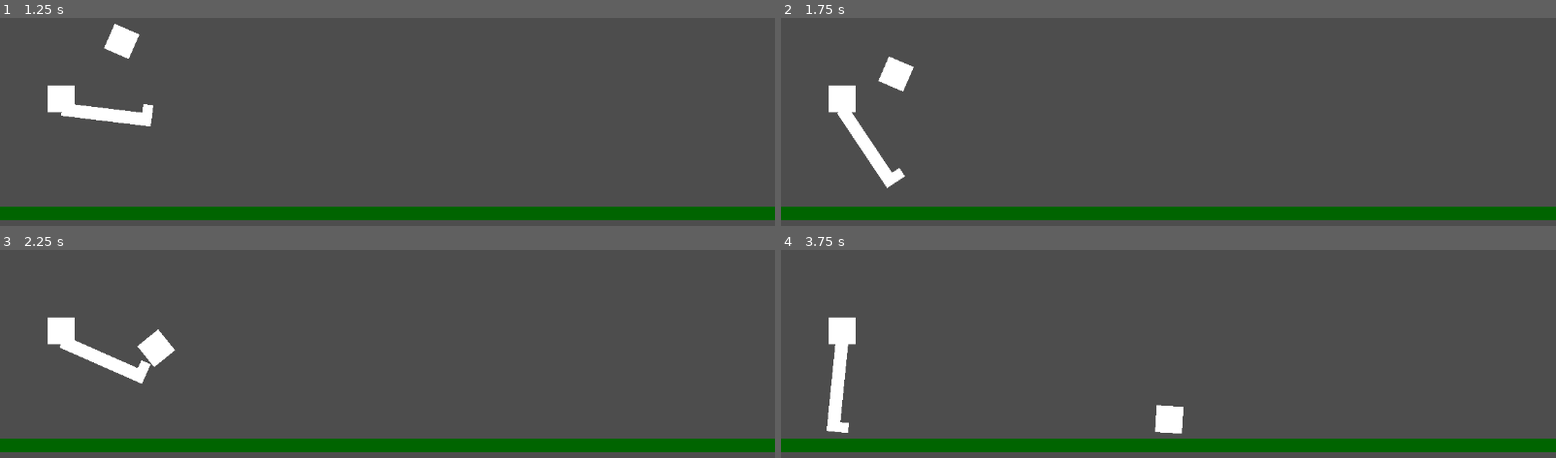
Above: before the commit, frames 1-4 (two rows, left to right).
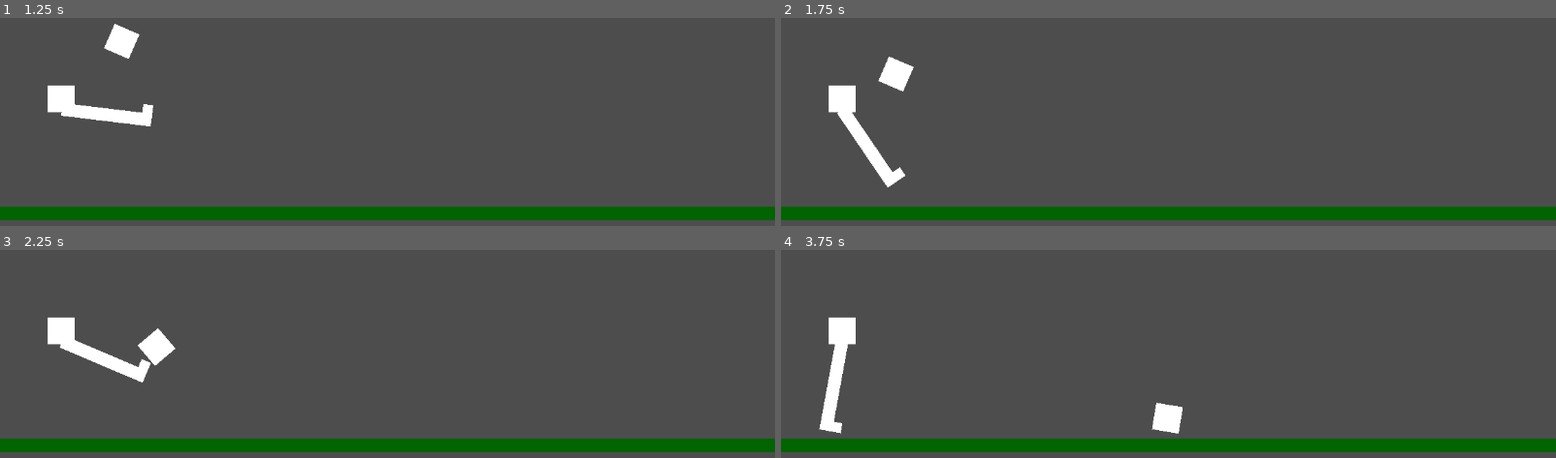
Above: after the commit, the same moments.

Repository: doctor-g/LD53
Game: Godot game, scene res://test_level.tscn
Two runs of this game, one before a commit and one after it. Both use one fixed random seed, a clock stepped at 60 frames per second and the inputs below.
Inputs:
- Up to frame 1 (1.25 s): tap Enter (drop) at 0.5 s; tap Space (kick) at 0.6 s
- Up to frame 2 (1.75 s): tap Enter (drop) at 1.35 s; tap Space (kick) at 1.55 s
- Up to frame 3 (2.25 s): tap Space (kick) at 2.1 s
- Up to frame 4 (3.75 s): tap Space (kick) at 2.85 s; tap Enter (drop) at 3.6 s

Frame 1 is identical in both runs. In frame 2, less than 0.1% of the frame differs, in the area x 8-17%, y 29-82%; in frame 3, 0.2%; in frame 4, 0.6%, in the area x 4-52%, y 45-89%.

Commit message:
Apply impulses based on foot rotation properly
This also includes an option to visualize the vectors as a debug configuration.

Diff:
--- a/project/ground.gd
+++ b/project/ground.gd
@@ -5,4 +5,3 @@
 func _draw():
 	var rect := Rect2(-_shape.size.x/2, -_shape.size.y/2, _shape.size.x, _shape.size.y)
 	draw_rect(rect, Color.DARK_GREEN)
-	print("Drawn at ", rect)
--- a/project/man.gd
+++ b/project/man.gd
@@ -2,8 +2,24 @@
 
 const _KICK_FORCE := 5000
 
+@export_group("Debugging")
+@export var draw_impulse := false
+
 @onready var _foot := $Leg/ColorRect2
+
+var _impulse : Vector2
+var _at : Vector2
 
 func _physics_process(_delta):
 	if Input.is_action_just_pressed("kick"):
-		$Leg.apply_impulse(Vector2(_KICK_FORCE,0), _foot.position)
+		var impulse := Vector2(_KICK_FORCE, 0).rotated(_foot.get_global_transform().get_rotation())
+		_impulse = impulse
+		_at = _foot.global_position - global_position
+		$Leg.apply_impulse(impulse, _at)
+
+		queue_redraw()
+
+
+func _draw():
+	if draw_impulse:
+		draw_line(_at, _impulse, Color.BLACK, 5)
